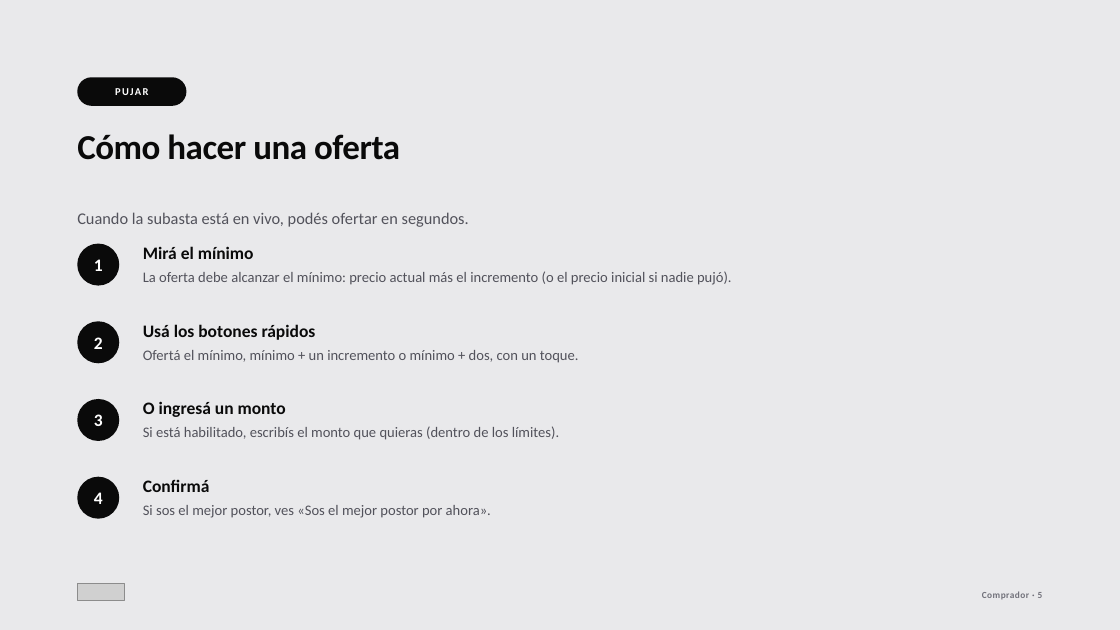
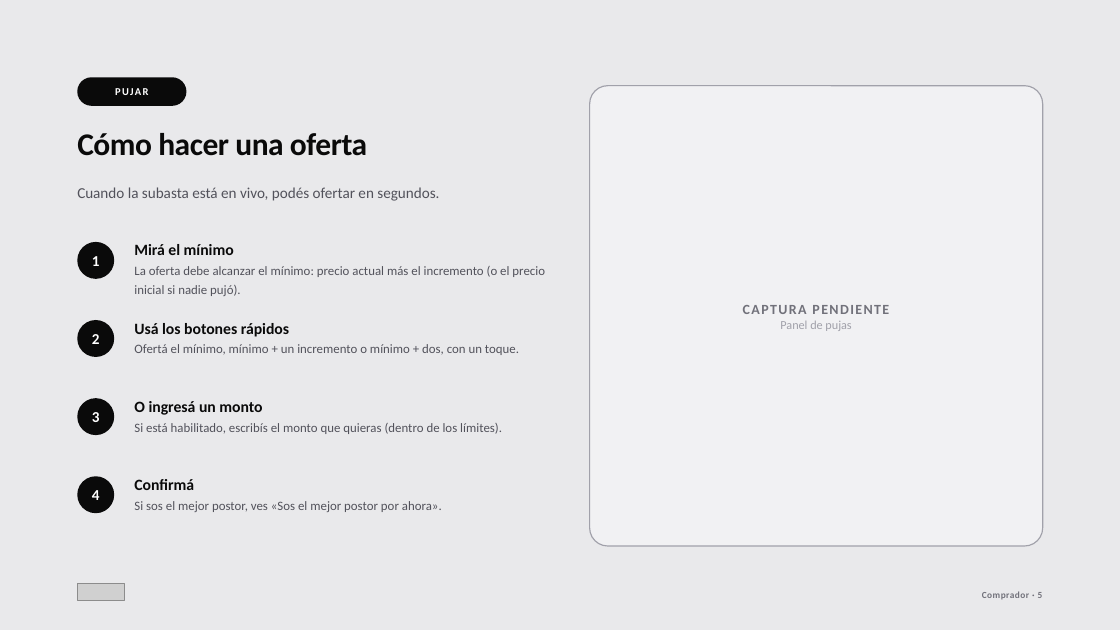
Before and after one commit to croman-coder/RenewSubastas, a slide deck: slide 8 of docs/onboarding/pptx/05-comprador.pptx. Drawn at 1120x630 pixels with LibreOffice and Linux fonts; fonts in the diff are those of the drawing; grey boxes stand for pictures. Boxes give left, top, right and bottom in pixels: in the first picture for what was removed or moved away, otherwise in the second. Text is boxed around its words. In the diff, an @@ line names an element or a change of style, - is before the commit and + after.

```diff
--- a/docs/onboarding/pptx/05-comprador.pptx
+++ b/docs/onboarding/pptx/05-comprador.pptx
@@ rounded rectangle added at [590, 86, 1043, 546], fill #F1F1F3, outline #A1A1AA 1 pt, 12 pt, text #71717A, bold @@
+CAPTURA PENDIENTE
+Panel de pujas
@@ text "Cómo hacer una oferta" at [77, 133, 367, 156]: size 30 to 27 pt @@
@@ text "Cuando la subasta está en ...": place and size @@
-text "Cuando la subasta está en ..." at [77, 212, 469, 227]
+text "Cuando la subasta está en ..." at [77, 187, 439, 201]
@@ text "Cuando la subasta está en ..." at [77, 187, 439, 201]: size 14 to 13 pt; line spacing 1.35 to 1.3 @@
@@ ellipse "1": place and size @@
-ellipse "1" at [77, 244, 119, 286]
+ellipse "1" at [77, 242, 114, 279]
@@ text "Mirá el mínimo": place and size @@
-text "Mirá el mínimo" at [143, 246, 732, 285]
+text "Mirá el mínimo" at [134, 244, 545, 296]
@@ text "Mirá el mínimo" at [134, 244, 545, 296]: size 15 to 13.5 pt in "Mirá el mínimo"; size 12.5 to 11 pt in "La oferta debe alcanzar el mínimo: precio ..."; line spacing 1.28 to 1.25 @@
@@ size 15 to 13 pt in 4 elements at [77, 476, 114, 513], [77, 398, 114, 435], [77, 242, 114, 279], [77, 320, 114, 357] @@
@@ ellipse "2": place and size @@
-ellipse "2" at [77, 322, 119, 364]
+ellipse "2" at [77, 320, 114, 357]
@@ text "Usá los botones rápidos": place and size @@
-text "Usá los botones rápidos" at [143, 324, 579, 363]
+text "Usá los botones rápidos" at [134, 323, 519, 355]
@@ text "Usá los botones rápidos" at [134, 323, 519, 355]: size 15 to 13.5 pt in "Usá los botones rápidos"; size 12.5 to 11 pt in "Ofertá el mínimo, mínimo + un incremento ..."; line spacing 1.28 to 1.25 @@
@@ ellipse "3": place and size @@
-ellipse "3" at [77, 399, 119, 441]
+ellipse "3" at [77, 398, 114, 435]
@@ text "O ingresá un monto": place and size @@
-text "O ingresá un monto" at [143, 401, 559, 440]
+text "O ingresá un monto" at [134, 401, 502, 434]
@@ text "O ingresá un monto" at [134, 401, 502, 434]: size 15 to 13.5 pt in "O ingresá un monto"; size 12.5 to 11 pt in "Si está habilitado, escribís el monto que ..."; line spacing 1.28 to 1.25 @@
@@ ellipse "4": place and size @@
-ellipse "4" at [77, 476, 119, 518]
+ellipse "4" at [77, 476, 114, 513]
@@ text "Confirmá": place and size @@
-text "Confirmá" at [143, 479, 491, 518]
+text "Confirmá" at [134, 479, 442, 512]
@@ text "Confirmá" at [134, 479, 442, 512]: size 15 to 13.5 pt in "Confirmá"; size 12.5 to 11 pt in "Si sos el mejor postor, ves «Sos ..."; line spacing 1.28 to 1.25 @@
```
Also in this commit, not shown: 2 other slides changed, 16 other files.
